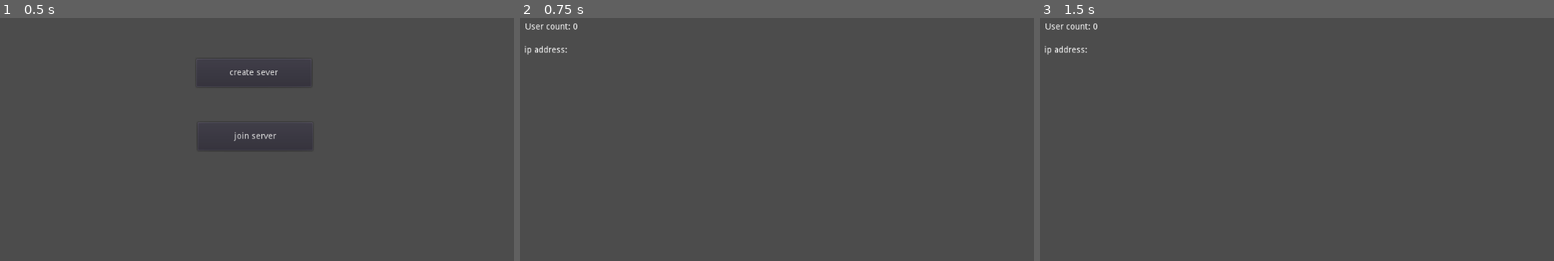
Above: before the commit, frames 1-3 (left to right).
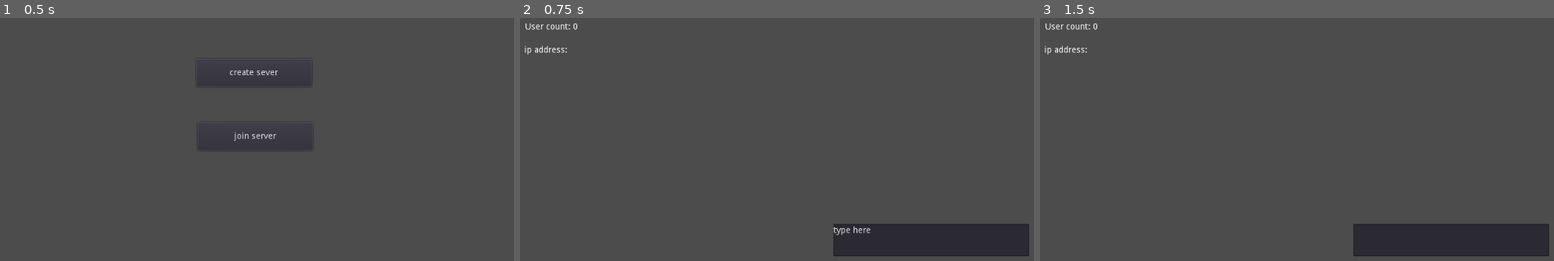
Above: after the commit, the same moments.

Repository: BeatMil/anti_air
Game: Godot game, scene res://scene/menu.tscn
Same seed, same stepped clock (60 frames per second), same inputs: the game is played once before the commit and once after it.
Inputs:
- Up to frame 1 (0.5 s): no input
- Up to frame 2 (0.75 s): click "create sever" at 0.5 s
- Up to frame 3 (1.5 s): tap Enter at 1.25, 1.35 s

Frame 1 is identical in both runs. In frame 2, 5.0% of the frame differs, in the area x 60-100%, y 84-99%; in frame 3, 5.0%.
Error in both runs: Invalid get index '3' (on base: 'Array'). (res://script/menu.gd:12)

Commit message:
Chat room works now yay XD
I did it yay.
me very happy XD

Diff:
--- a/project.godot
+++ b/project.godot
@@ -14,6 +14,10 @@
 run/main_scene="res://scene/menu.tscn"
 config/icon="res://icon.png"
 
+[autoload]
+
+chat="*res://script/chat.gd"
+
 [physics]
 
 common/enable_pause_aware_picking=true
--- a/scene/client_node.tscn
+++ b/scene/client_node.tscn
@@ -6,44 +6,64 @@
 script = ExtResource( 1 )
 
 [node name="connect_button" type="Button" parent="."]
-margin_left = 338.0
-margin_top = 121.0
-margin_right = 488.0
-margin_bottom = 172.0
+margin_left = 60.752
+margin_top = 401.616
+margin_right = 210.752
+margin_bottom = 452.616
 text = "connect"
 __meta__ = {
 "_edit_use_anchors_": false
 }
 
 [node name="disconnect_button" type="Button" parent="."]
-margin_left = 336.0
-margin_top = 233.0
-margin_right = 489.0
-margin_bottom = 283.0
+margin_left = 58.7518
+margin_top = 485.554
+margin_right = 211.752
+margin_bottom = 535.554
 text = "disconnect"
 __meta__ = {
 "_edit_use_anchors_": false
 }
 
 [node name="status_label" type="Label" parent="."]
-margin_left = 539.0
-margin_top = 120.0
-margin_right = 664.0
-margin_bottom = 157.0
+margin_left = 73.1783
+margin_top = 64.9994
+margin_right = 198.178
+margin_bottom = 101.999
 text = "Heyy I'm a label"
 __meta__ = {
 "_edit_use_anchors_": false
 }
 
 [node name="ip_label" type="Label" parent="."]
-margin_left = 541.832
-margin_top = 159.643
-margin_right = 666.832
-margin_bottom = 196.643
+margin_left = 76.0103
+margin_top = 104.642
+margin_right = 201.01
+margin_bottom = 141.642
 text = "My ip: ..."
+__meta__ = {
+"_edit_use_anchors_": false
+}
+
+[node name="chat_textEdit" type="TextEdit" parent="."]
+margin_left = 542.0
+margin_top = 397.0
+margin_right = 861.0
+margin_bottom = 450.0
+text = "type here"
+__meta__ = {
+"_edit_use_anchors_": false
+}
+
+[node name="chat_display_label" type="Label" parent="."]
+margin_left = 502.0
+margin_top = 5.0
+margin_right = 912.0
+margin_bottom = 386.0
 __meta__ = {
 "_edit_use_anchors_": false
 }
 
 [connection signal="pressed" from="connect_button" to="." method="_on_connect_button_pressed"]
 [connection signal="pressed" from="disconnect_button" to="." method="_on_disconnect_button_pressed"]
+[connection signal="focus_entered" from="chat_textEdit" to="." method="_on_chat_textEdit_focus_entered"]
--- a/scene/sever_node.tscn
+++ b/scene/sever_node.tscn
@@ -24,3 +24,26 @@
 __meta__ = {
 "_edit_use_anchors_": false
 }
+
+[node name="chat_textEdit" type="TextEdit" parent="."]
+margin_left = 542.0
+margin_top = 397.0
+margin_right = 861.0
+margin_bottom = 450.0
+text = "type here"
+__meta__ = {
+"_edit_use_anchors_": false
+}
+
+[node name="chat_display_label" type="Label" parent="."]
+margin_left = 502.0
+margin_top = 5.0
+margin_right = 912.0
+margin_bottom = 386.0
+__meta__ = {
+"_edit_use_anchors_": false
+}
+
+[connection signal="breakpoint_toggled" from="chat_textEdit" to="." method="_on_TextEdit_breakpoint_toggled"]
+[connection signal="focus_entered" from="chat_textEdit" to="." method="_on_chat_textEdit_focus_entered"]
+[connection signal="text_changed" from="chat_textEdit" to="." method="_on_TextEdit_text_changed"]
--- /dev/null
+++ b/script/chat.gd
@@ -0,0 +1,14 @@
+extends Node
+
+var cool_name = "chat node desu"
+
+
+func send_message(msg: String):
+	var id = get_tree().get_network_unique_id()
+	msg.erase(0, 1)
+	rpc("receive_message", id, msg)
+
+
+sync func receive_message(id, msg):
+	var text_label = get_tree().root.get_children()[1].get_node("chat_display_label")
+	text_label.text += str(id) + ": " + msg + "\n"
--- a/script/client_node.gd
+++ b/script/client_node.gd
@@ -38,3 +38,14 @@
 func _on_disconnect_button_pressed():
 	get_tree().set_network_peer(null)
 	$status_label.text = "Disconnect!"
+
+
+func _input(event):
+	if event is InputEventKey:
+		if event.pressed and event.scancode == KEY_ENTER:
+			chat.send_message($chat_textEdit.text)
+			$chat_textEdit.text = ""
+
+
+func _on_chat_textEdit_focus_entered():
+	$chat_textEdit.text = ""
--- a/script/server.gd
+++ b/script/server.gd
@@ -29,3 +29,22 @@
 func _peer_disconnected(id):
 	$user_count_label.text = "Total Users:" + str(get_tree().get_network_connected_peers().size())
 	print("peer disconnected!", id)
+
+
+func _on_TextEdit_breakpoint_toggled(row):
+	print("breakpoint change!", row)
+
+
+func _on_TextEdit_text_changed():
+	print("text changed!")
+
+
+func _input(event):
+	if event is InputEventKey:
+		if event.pressed and event.scancode == KEY_ENTER:
+			chat.send_message($chat_textEdit.text)
+			$chat_textEdit.text = ""
+
+
+func _on_chat_textEdit_focus_entered():
+	$chat_textEdit.text = ""
--- /dev/null
+++ b/script/toriel.gd
@@ -0,0 +1,66 @@
+extends Control
+
+const PORT = 3000
+const MAX_USERS = 4 #not including host
+
+onready var chat_display = $RoomUI/ChatDisplay
+onready var chat_input = $RoomUI/ChatInput
+
+func _ready():
+    get_tree().connect("connected_to_server", self, "enter_room")
+    get_tree().connect("network_peer_connected", self, "user_entered")
+    get_tree().connect("network_peer_disconnected", self, "user_exited")
+    get_tree().connect("server_disconnected", self, "_server_disconnected")
+
+func _server_disconnected():
+    chat_display.text += "Disconnected from Server\n"
+    leave_room()
+
+func user_entered(id):
+    chat_display.text += str(id) + " joined the room\n"
+
+func user_exited(id):
+    chat_display.text += str(id) + " left the room\n"
+
+func host_room():
+    var host = NetworkedMultiplayerENet.new()
+    host.create_server(PORT, MAX_USERS)
+    get_tree().set_network_peer(host)
+    enter_room()
+    chat_display.text = "Room Created\n"
+
+func join_room():
+    var ip = $SetUp/IpEnter.text
+    var host = NetworkedMultiplayerENet.new()
+    host.create_client(ip, PORT)
+    get_tree().set_network_peer(host)
+
+func enter_room():
+    chat_display.text = "Successfully joined room\n"
+    $SetUp/LeaveButton.show()
+    $SetUp/JoinButton.hide()
+    $SetUp/HostButton.hide()
+    $SetUp/IpEnter.hide()
+
+func leave_room():
+    get_tree().set_network_peer(null)
+    chat_display.text += "Left Room\n"
+
+    $SetUp/LeaveButton.hide()
+    $SetUp/JoinButton.show()
+    $SetUp/HostButton.show()
+    $SetUp/IpEnter.show()
+
+func _input(event):
+    if event is InputEventKey:
+        if event.pressed and event.scancode == KEY_ENTER:
+            send_message()
+
+func send_message():
+    var msg = chat_input.text
+    chat_input.text = ""
+    var id = get_tree().get_network_unique_id()
+    rpc("receive_message", id, msg)
+
+sync func receive_message(id, msg):
+    chat_display.text += str(id) + ": " + msg + "\n"
